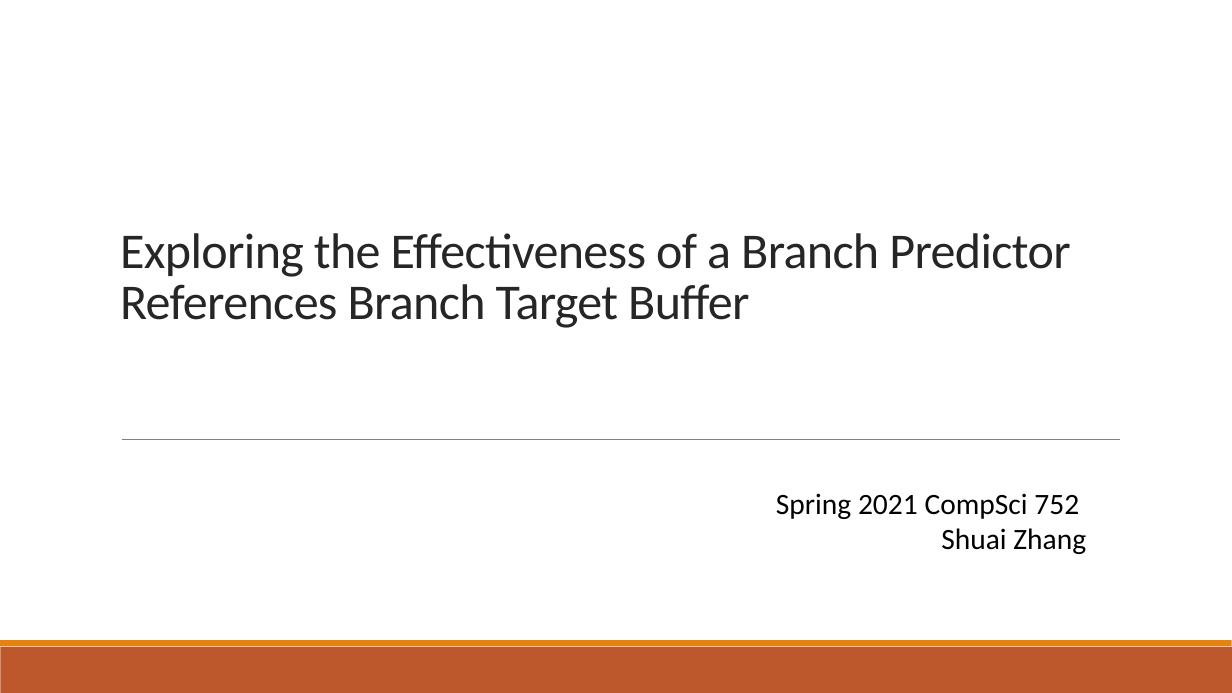
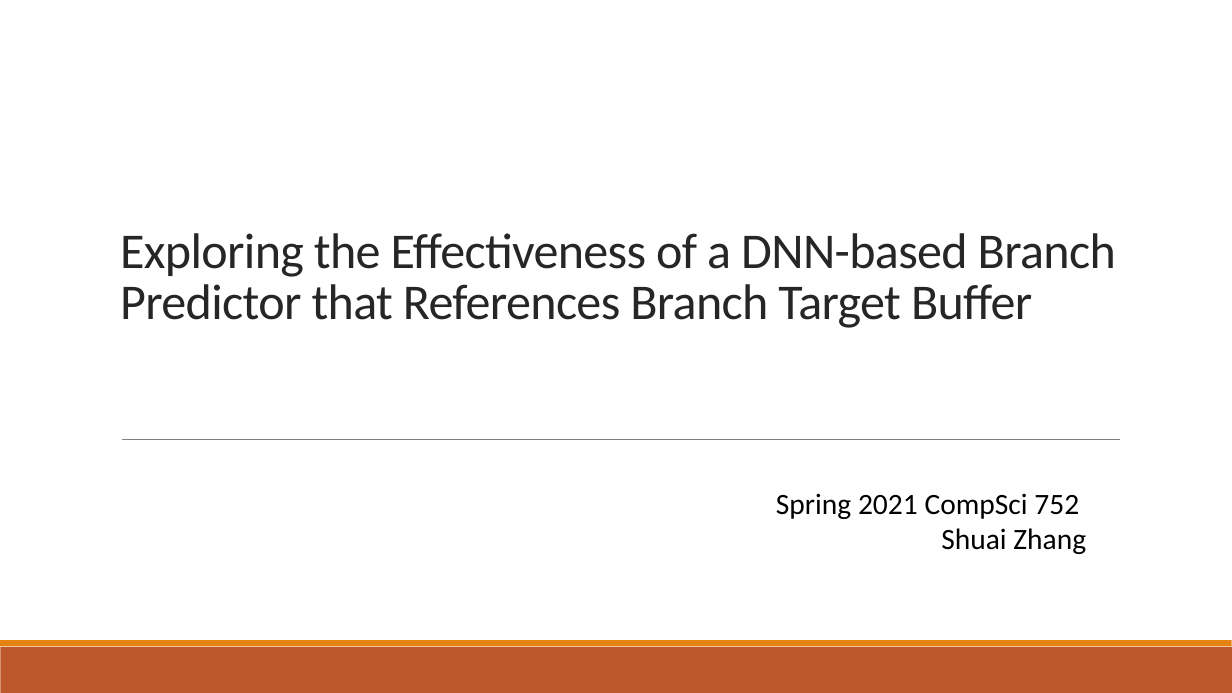
Before and after one commit to Bald-Badger/DNN-Branch-Predictor, a slide deck: slide 1 of presentation.pptx. Drawn at 1232x693 pixels with LibreOffice and Linux fonts; fonts in the diff are those of the drawing. Boxes give left, top, right and bottom in pixels: in the first picture for what was removed or moved away, otherwise in the second. Text is boxed around its words. In the diff, an @@ line names an element or a change of style, - is before the commit and + after.

```diff
--- a/presentation.pptx
+++ b/presentation.pptx
@@ title at (120, 233, 1116, 328): text changed @@
-Exploring the Effectiveness of a Branch Predictor References Branch Target Buffer
+Exploring the Effectiveness of a DNN-based Branch Predictor that References Branch Target Buffer
```
Also in this commit, not shown: 3 other slides changed, 4 slides added, 5 other files.
